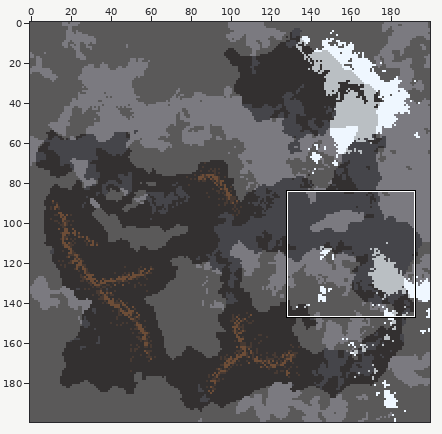
Two versions of one sprite sheet, main/assets-raw/sprites/sectors/accretion.png. The first picture is a wide view before the edit; the outline marks the close-up.
Close-up. Earlier state:
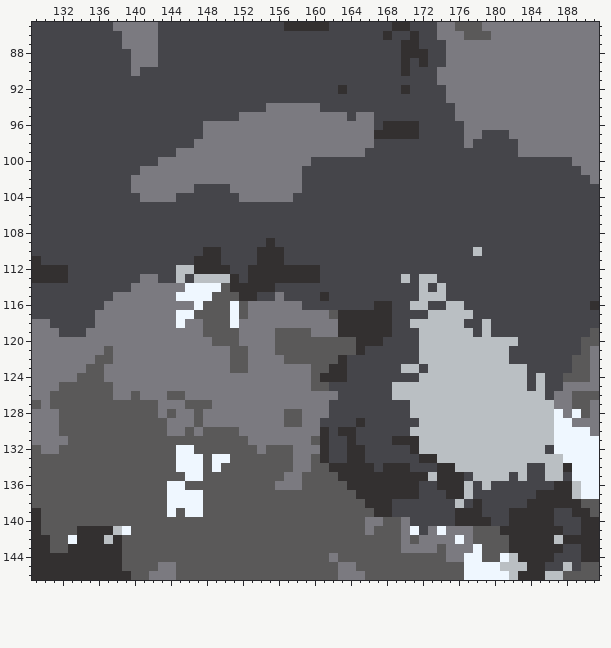
The file is 200x200 pixels. Colours within 5 levels of each other are drawn and written as one. Shown: x 129..191, y 85..146.
Now the later version:
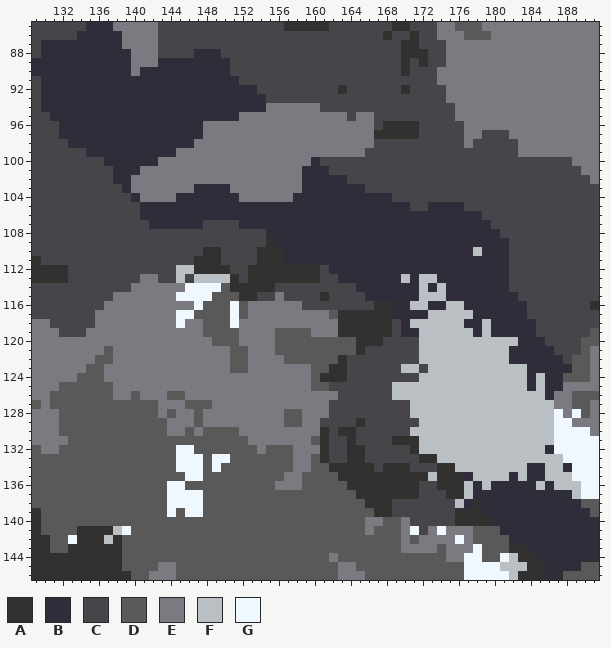
Palette (. is transparent): A #333030  B #2f2d39  C #45454a  D #5a5959  E #7b7a80  F #babfc3  G #eff7ff
Commit message: accretion fix/update, ambient light
Difference:
The author changed colour A to colour B in row 134 at x 188; in row 137 at x 185 to 188; in row 138 at x 184 to 189; in row 139 at x 182 to 186 and 189 to 190; in row 140 at x 182 to 186 and 190 to 191; in row 141 at x 181 to 187 and 190 to 191.
The author changed colour A to colour B in row 142 at x 182 to 186 and 188 to 191; in row 143 at x 184 to 187 and 190 to 191; in row 144 at x 185 to 186 and 190 to 191.
The author changed colour C to colour B in row 85 at x 135 to 137; in row 86 at x 134 to 138; in row 87 at x 130 to 138; in row 88 at x 130 to 139 and 147 to 149; in row 89 at x 129 to 139 and 143 to 150; in row 90 at x 129 to 139 and 141 to 150.
The author changed colour C to colour B in row 91 at x 130 to 151; in row 92 at x 130 to 153; in rows 93 to 94 at x 130 to 154; in row 95 at x 131 to 151; in rows 96 to 97 at x 132 to 147; in row 98 at x 133 to 146.
The author changed colour C to colour B in row 99 at x 135 to 144; in row 100 at x 137 to 142 and 160; in row 101 at x 138 to 140 and 159 to 161; in row 102 at x 138 to 139 and 159 to 163; in row 103 at x 139, 147 to 150 and 159 to 165; in row 104 at x 140, 145 to 151 and 158 to 168.
The author changed colour C to colour B in row 105 at x 141 to 170 and 173 to 176; in row 106 at x 141 to 178; in row 107 at x 142 to 147 and 152 to 179; in row 108 at x 155 to 180; in row 109 at x 156 to 181; in row 110 at x 157 to 177 and 179 to 181.
The author changed colour C to colour B in row 111 at x 157 to 181; in row 112 at x 162 to 181; in row 113 at x 163 to 169, 171 and 174 to 181; in row 114 at x 165 to 171, 173 and 175 to 181; in row 115 at x 166 to 171 and 175 to 182; in row 116 at x 169 to 170, 173 to 174 and 177 to 183.
The author changed colour C to colour B in row 117 at x 169 to 172 and 178 to 183; in row 118 at x 170, 177 to 178 and 180 to 184; in row 119 at x 170 to 171, 178 and 180 to 184; in row 120 at x 183 to 185; in row 121 at x 182 to 186; in row 122 at x 182 to 187.
The author changed colour C to colour B in row 123 at x 184 to 188; in rows 124 to 125 at x 184 and 186 to 187; in row 126 at x 186; in row 132 at x 186; in row 134 at x 184 to 185; in row 135 at x 177, 182 and 184 to 185.
The author changed colour C to colour B in row 136 at x 178, 180 to 184 and 186; in row 137 at x 178 to 184; in row 138 at x 177 and 179 to 183; in row 139 at x 179 to 181 and 187 to 188; in row 140 at x 180 to 181 and 187 to 189; in row 141 at x 188 to 189.
The author changed colour C to colour B in row 143 at x 188 to 189; in row 144 at x 187 to 189; in row 145 at x 186 to 187 and 189.
The author changed colour F to colour B in row 142 at x 187; in row 145 at x 188; in row 146 at x 186 to 187.
The author changed colour A to colour F in row 136 at x 187 to 188.
The author changed colour C to colour F in row 135 at x 188; in row 136 at x 185.
Boxes around the changes in both close-ups, in picture pixels (x1, y1, x2, y2):
changed: (32, 22, 572, 400)
changed: (464, 445, 599, 580)
